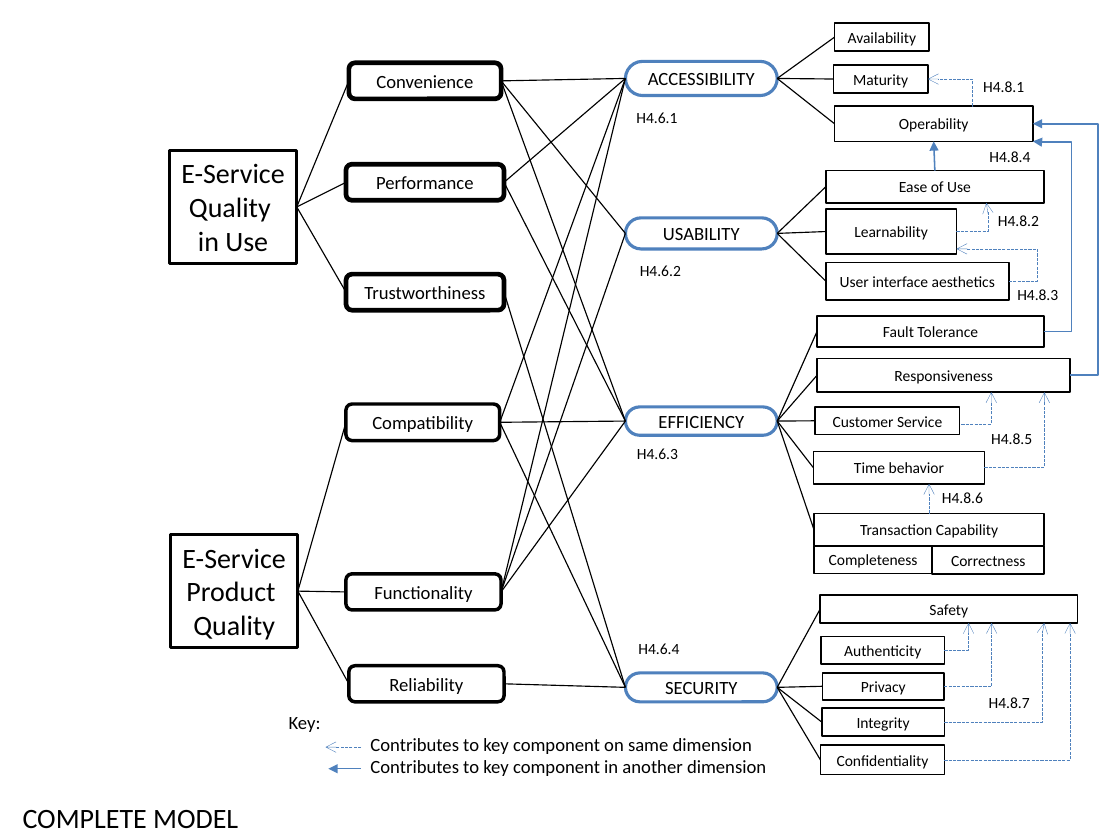
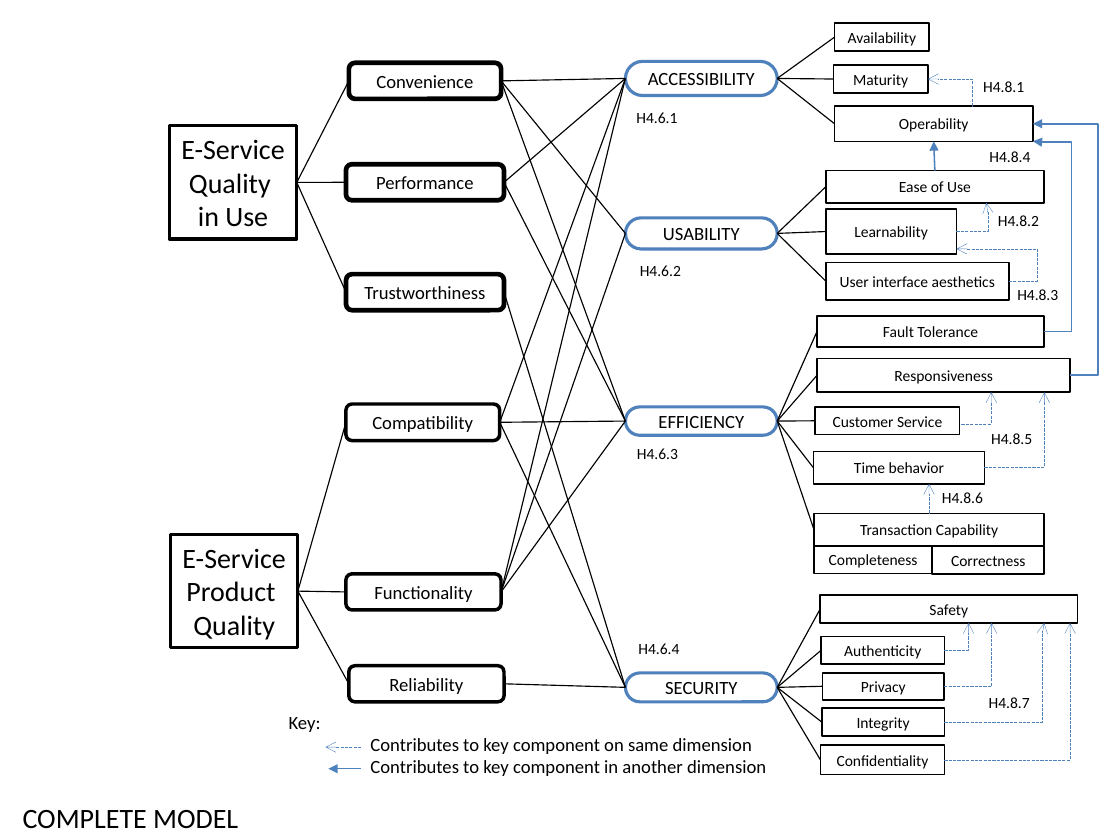
Before and after one commit to paxian/finalexam, a slide deck: slide 14 of model.pptx. Drawn at 1120x840 pixels with LibreOffice and Linux fonts; fonts in the diff are those of the drawing. Boxes give left, top, right and bottom in pixels: in the first picture for what was removed or moved away, otherwise in the second. Text is boxed around its words. In the diff, an @@ line names an element or a change of style, - is before the commit and + after.

```diff
--- a/model.pptx
+++ b/model.pptx
@@ line moved from (297, 207) - (348, 81) to (297, 183) - (348, 81) @@
@@ rectangle "E-Service": place and size @@
-rectangle "E-Service" at [169, 150, 297, 263]
+rectangle "E-Service" at [169, 125, 297, 239]
@@ line moved from (297, 207) - (346, 292) to (297, 183) - (346, 292) @@
@@ line moved from (297, 207) - (346, 183) to (297, 183) - (346, 183) @@
@@ line added from (821, 651) to (777, 688), #000000 0.75 pt @@
```
Also in this commit, not shown: 1 slide added, 2 other files.
